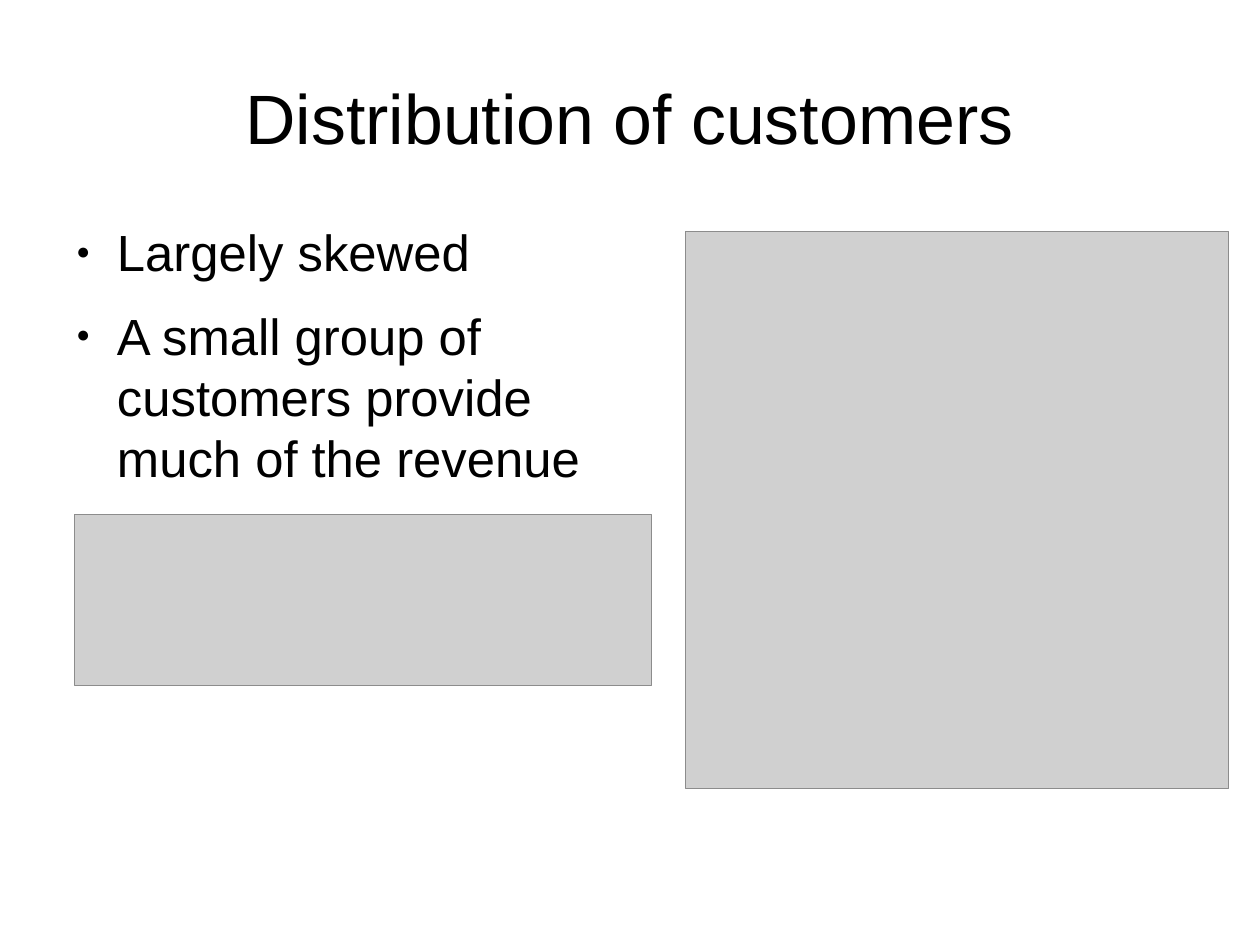
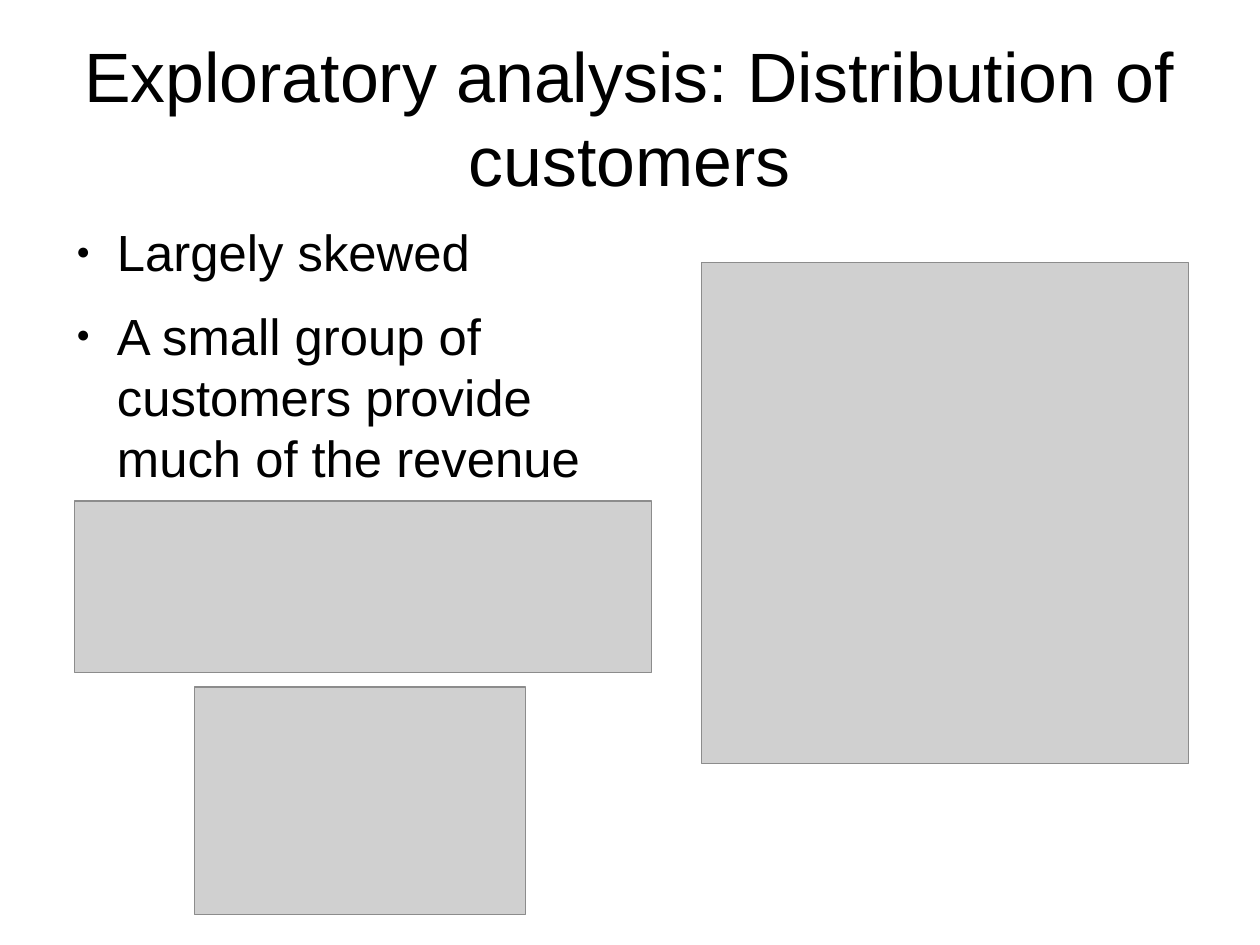
Before and after one commit to leexa90/E-commece-Data-Science, a slide deck: slide 4 of Present.odp (slide 3 before the commit). Drawn at 1260x945 pixels with LibreOffice and Linux fonts; fonts in the diff are those of the drawing; grey boxes stand for pictures. Boxes give left, top, right and bottom in pixels: in the first picture for what was removed or moved away, otherwise in the second. Text is boxed around its words. In the diff, an @@ line names an element or a change of style, - is before the commit and + after.

```diff
--- a/Present.odp
+++ b/Present.odp
@@ title at (x1=84, y1=51, x2=1174, y2=187): text changed @@
-Distribution of customers
+Exploratory analysis: Distribution of customers
@@ picture resized from (x1=686, y1=231, x2=1229, y2=789) to (x1=702, y1=263, x2=1189, y2=764) @@
@@ picture moved from (x1=74, y1=515, x2=652, y2=686) to (x1=74, y1=501, x2=652, y2=672) @@
@@ picture added at (x1=194, y1=687, x2=526, y2=915) @@
```
Also in this commit, not shown: 5 other slides changed, 1 slide added, 2 other files.
